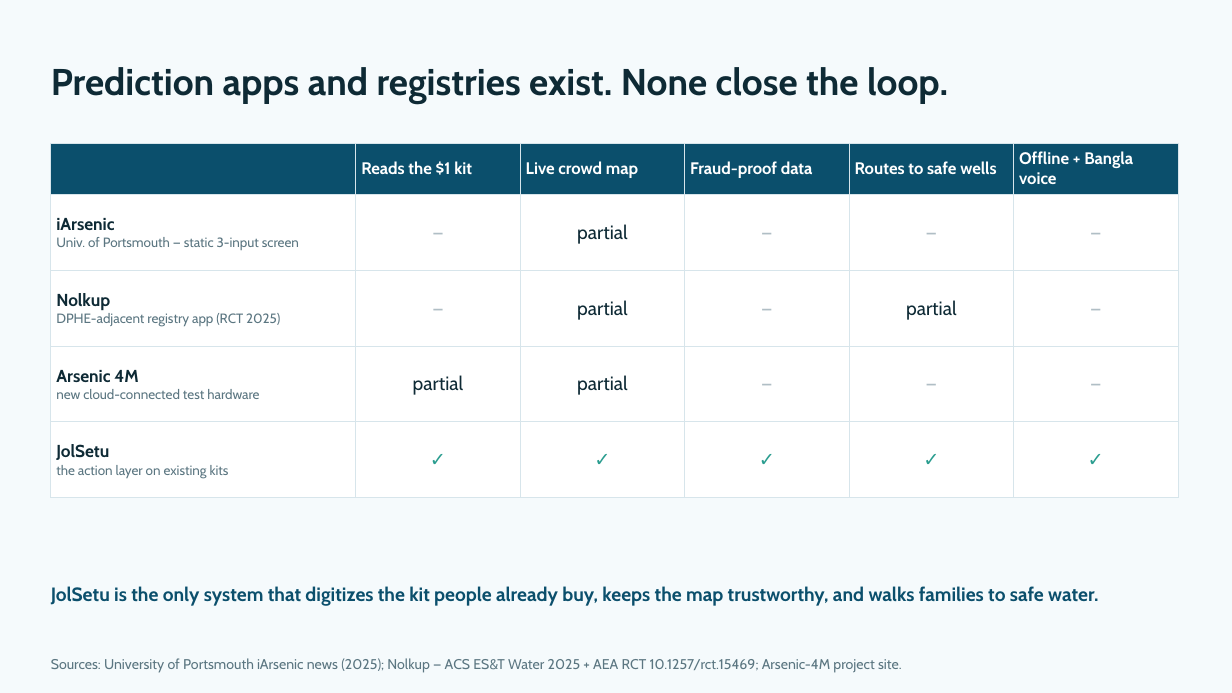
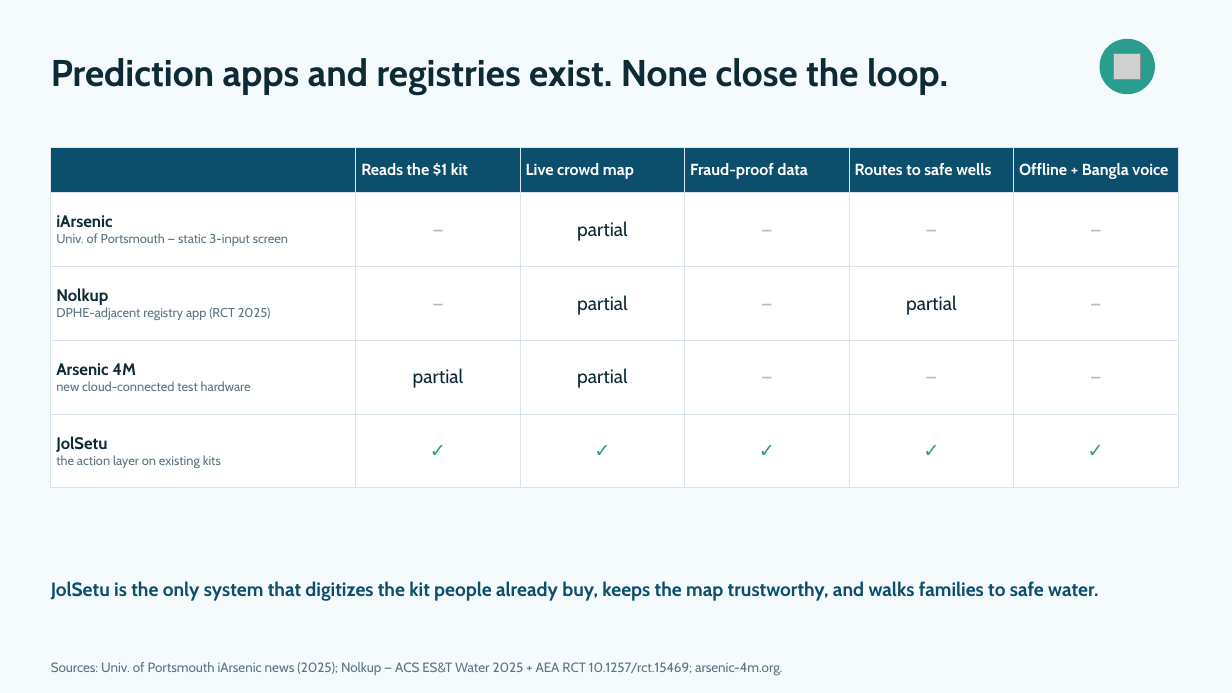
Before and after one commit to rudra496/jolsetu, a slide deck: slide 5 of JolSetu_Xylem2026_Pitch.pptx (slide 4 before the commit). Drawn at 1232x693 pixels with LibreOffice and Linux fonts; fonts in the diff are those of the drawing; grey boxes stand for pictures. Boxes give left, top, right and bottom in pixels: in the first picture for what was removed or moved away, otherwise in the second. Text is boxed around its words. In the diff, an @@ line names an element or a change of style, - is before the commit and + after.

```diff
--- a/JolSetu_Xylem2026_Pitch.pptx
+++ b/JolSetu_Xylem2026_Pitch.pptx
@@ text "Prediction apps and registries exist. ...": place and size @@
-text "Prediction apps and registries exist. ..." at <box>51,67,948,104</box>
+text "Prediction apps and registries exist. ..." at <box>51,58,948,95</box>
@@ ellipse added at <box>1100,39,1155,94</box>, fill #2A9D8F @@
@@ picture added at <box>1115,54,1141,80</box> @@
@@ table at <box>51,148,1178,472</box> @@
@@ size 13 to 12.5 pt in "Reads the $1 kit", "Live crowd map", "Fraud-proof data", "Routes to safe wells" and 1 more places @@
@@ size 13.5 to 13 pt in "iArsenic", "Nolkup", "Arsenic 4M", "JolSetu" @@
@@ size 10.5 to 10 pt in "Univ. of Portsmouth — static 3-input screen", "DPHE-adjacent registry app (RCT 2025)", "new cloud-connected test hardware", "the action layer on existing kits" @@
@@ table: place and size @@
-table at <box>51,143,1178,482</box>
+table at <box>51,148,1178,472</box>
@@ text "JolSetu is the only system ...": place and size @@
-text "JolSetu is the only system ..." at <box>51,586,1098,606</box>
+text "JolSetu is the only system ..." at <box>51,581,1098,601</box>
@@ text at <box>51,662,783,676</box>: text changed; size 11 to 10.5 pt @@
-Sources: University of Portsmouth iArsenic news (2025); Nolkup — ACS ES&T Water 2025 + AEA RCT 10.1257/rct.15469; Arsenic-4M project site.
+Sources: Univ. of Portsmouth iArsenic news (2025); Nolkup — ACS ES&T Water 2025 + AEA RCT 10.1257/rct.15469; arsenic-4m.org.
```
Also in this commit, not shown: 11 other slides changed, 3 slides added, 1 slide removed, 1 other file.
